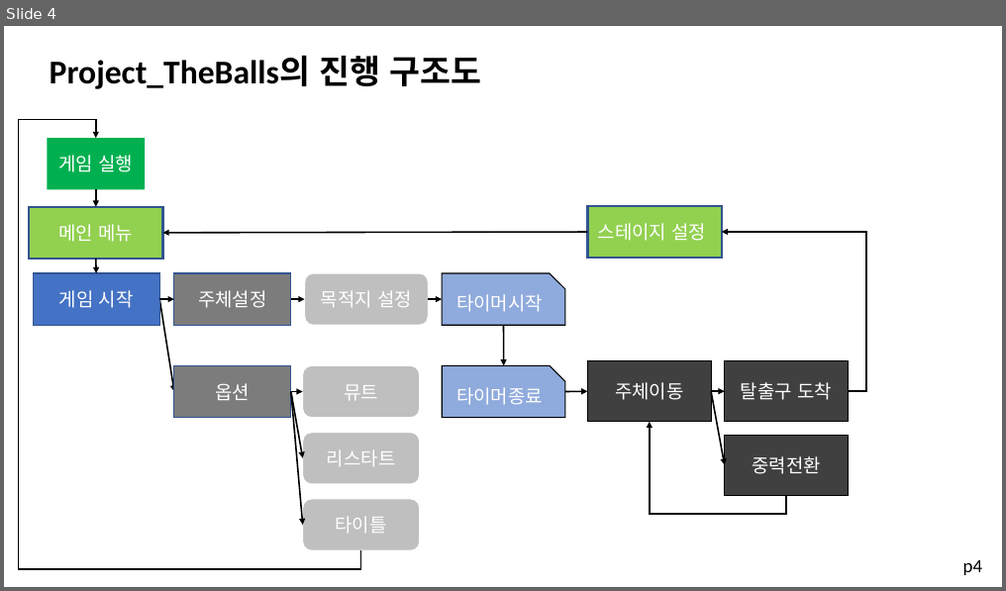
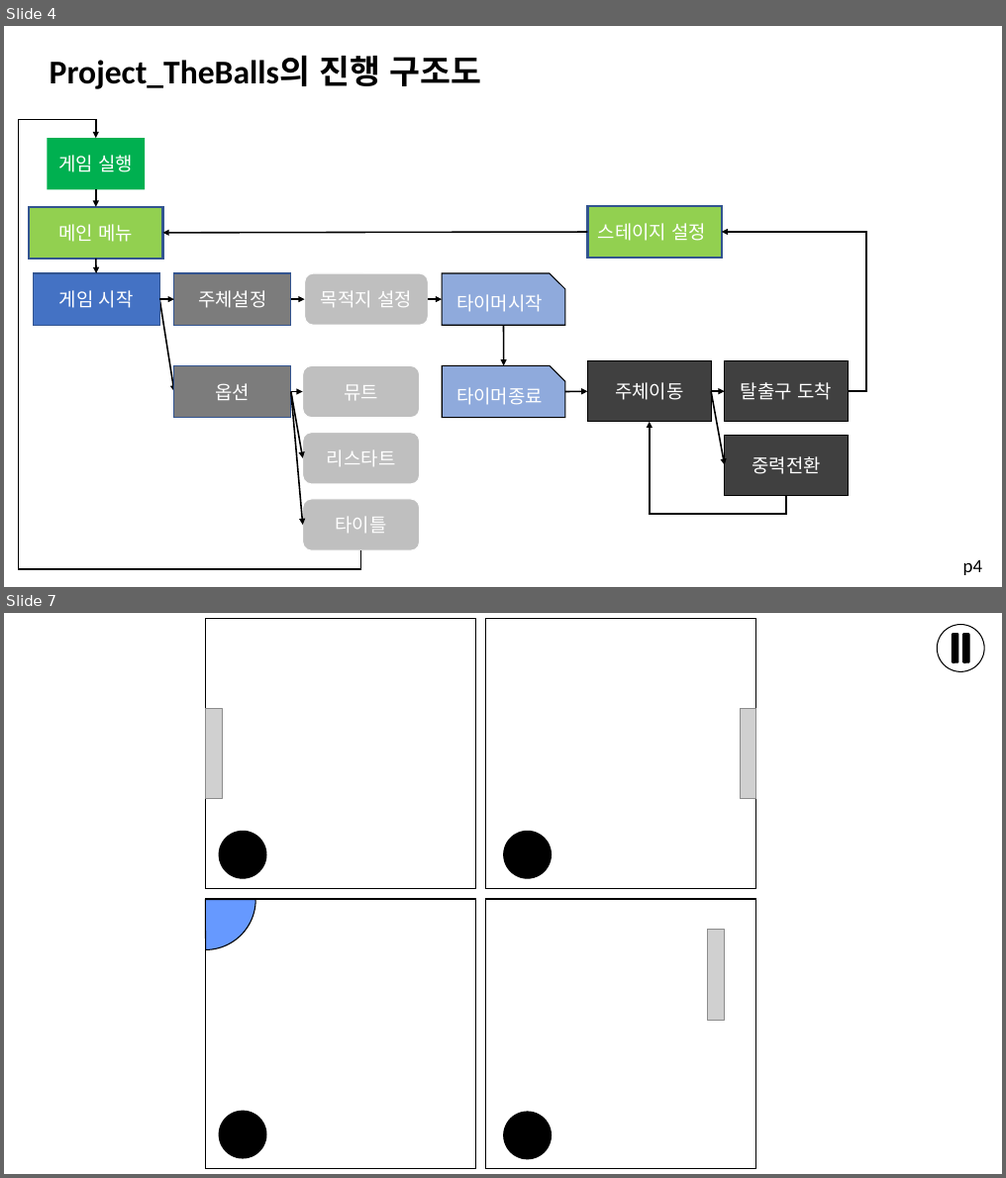
Before and after one commit to kjpark102312/Jagu_Agis, a slide deck: Documents/PartyBall/Project_TheBalls.pptx. Shown one above the other, each under a label of ours: slide 4 before the commit, slides 4 and 7 after it; the slides between them are not shown. The pictures are 1006x591 and 1006x1178 pixels, drawn with LibreOffice and Linux fonts; fonts in the diff are those of the drawing; grey boxes stand for pictures. Boxes give left, top, right and bottom in pixels: in the first picture for what was removed or moved away, otherwise in the second. Text is boxed around its words. In the diff, an @@ line names an element or a change of style, - is before the commit and + after.

```diff
--- a/Documents/PartyBall/Project_TheBalls.pptx
+++ b/Documents/PartyBall/Project_TheBalls.pptx
@@ slide 7 added at (4,613,1002,1174), background #FFFFFF @@
@@ ellipse added at (937,624,984,671), fill #FFFFFF, outline #000000 1 pt @@
@@ rounded rectangle added at (951,633,958,663), fill #000000, outline #000000 1 pt @@
@@ rounded rectangle added at (963,633,969,663), fill #000000, outline #000000 1 pt @@
@@ picture added at (206,708,223,799) @@
@@ picture added at (740,708,756,799) @@
@@ pie slice (boxed as its full ellipse) added at (155,850,256,951), fill #6699FF, outline #000000 1 pt @@
@@ picture added at (708,929,724,1020) @@
@@ group added at (206,618,756,1169): 4 rounded rectangles, 4 ellipses @@
```
Also in this commit, not shown: 3 slides changed, 4 other slides added, 1 slide removed, 3 other files.
